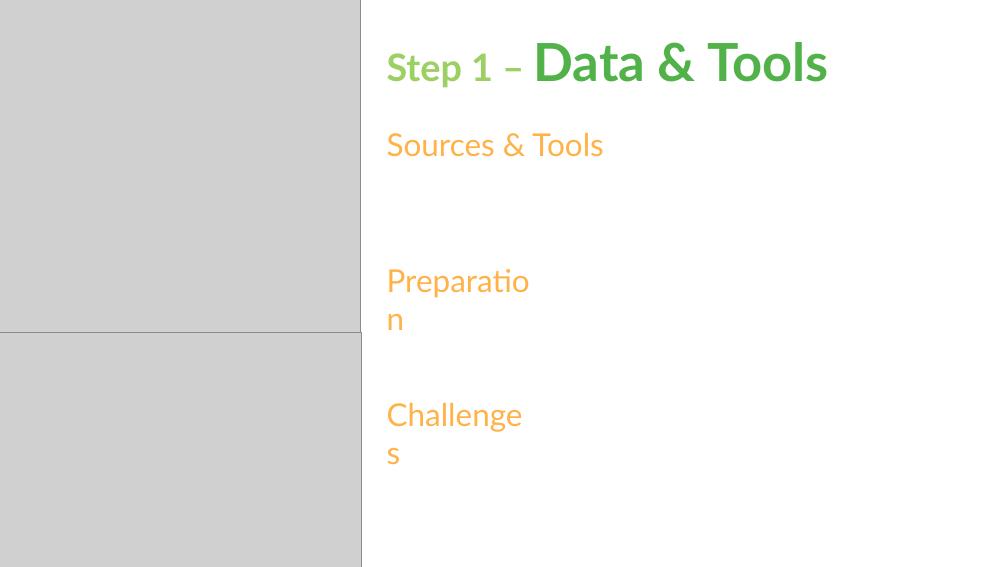
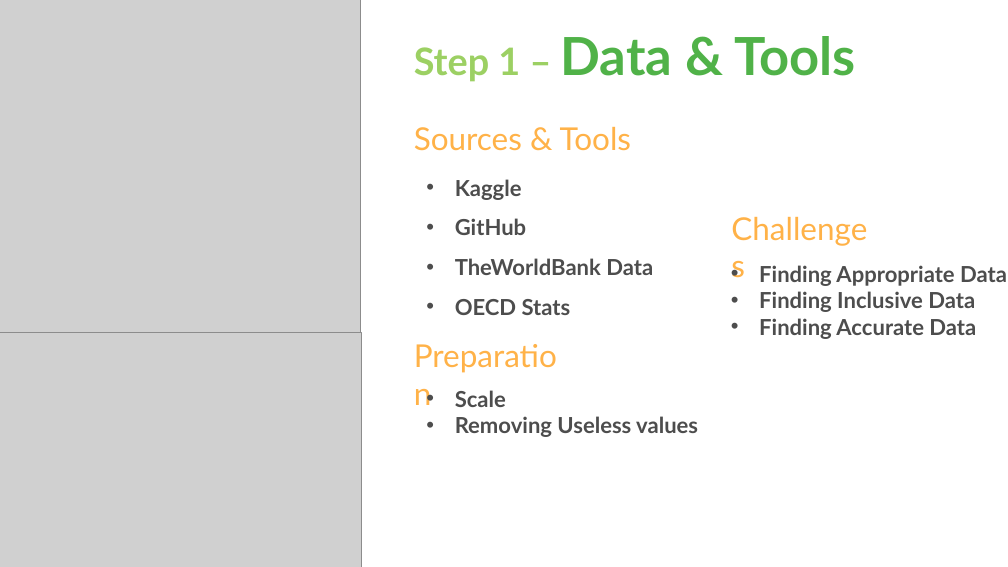
Before and after one commit to mohannashahrad/Borealis_AI_Plant_Tree_Project, a slide deck: slide 6 of Presentation.pptx (slide 5 before the commit). Drawn at 1008x567 pixels with LibreOffice and Linux fonts; fonts in the diff are those of the drawing; grey boxes stand for pictures. Boxes give left, top, right and bottom in pixels: in the first picture for what was removed or moved away, otherwise in the second. Text is boxed around its words. In the diff, an @@ line names an element or a change of style, - is before the commit and + after.

Commit message:
Presentation_Text_1-5

```diff
--- a/Presentation.pptx
+++ b/Presentation.pptx
@@ text "Step 1 – Data & ...": place and size @@
-text "Step 1 – Data & ..." at bbox=[387, 42, 829, 88]
+text "Step 1 – Data & ..." at bbox=[414, 36, 856, 82]
@@ text "Sources & Tools": place and size @@
-text "Sources & Tools" at bbox=[387, 133, 603, 157]
+text "Sources & Tools" at bbox=[414, 127, 631, 151]
@@ text added at bbox=[455, 179, 653, 315], 21 pt, text #4D4D4D, bold @@
+• Kaggle
+• GitHub
+• TheWorldBank Data
+• OECD Stats
@@ text "Challenges": place and size @@
-text "Challenges" at bbox=[380, 392, 532, 443]
+text "Challenges" at bbox=[724, 205, 876, 256]
@@ text added at bbox=[759, 265, 1007, 339], 21 pt, text #4D4D4D, bold @@
+• Finding Appropriate Data
+• Finding Inclusive Data
+• Finding Accurate Data
@@ text "Preparation": place and size @@
-text "Preparation" at bbox=[380, 258, 549, 309]
+text "Preparation" at bbox=[407, 333, 576, 384]
@@ text added at bbox=[455, 390, 698, 437], 21 pt, text #4D4D4D, bold @@
+• Scale
+• Removing Useless values
```
Also in this commit, not shown: 4 other slides changed, 1 slide added.
